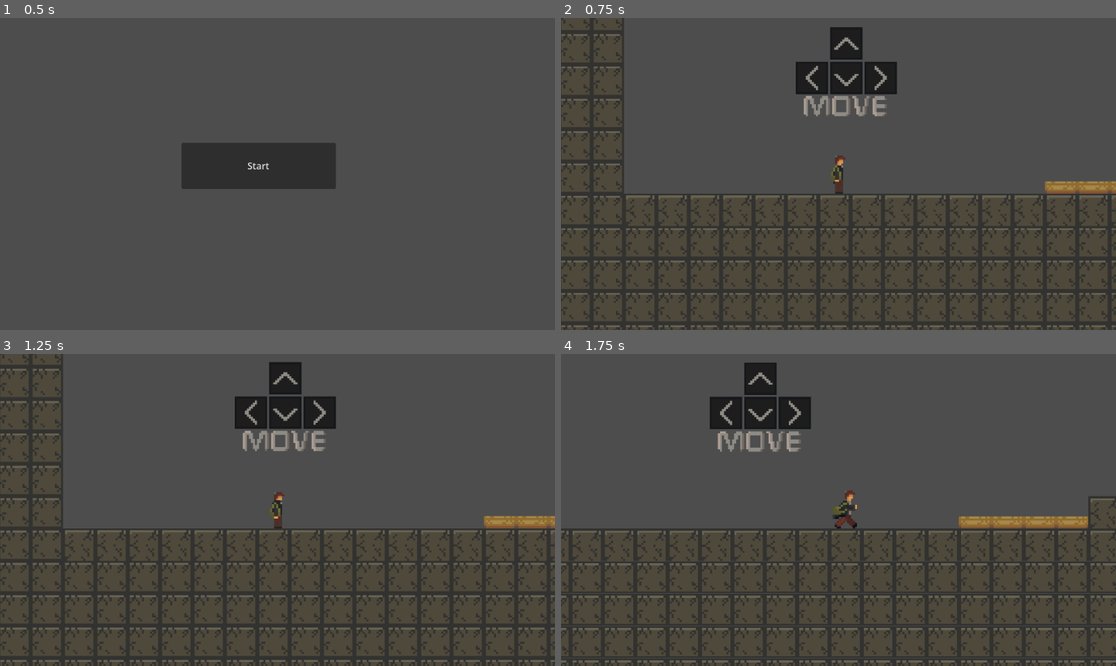
Above: before the commit, frames 1-4 (two rows, left to right).
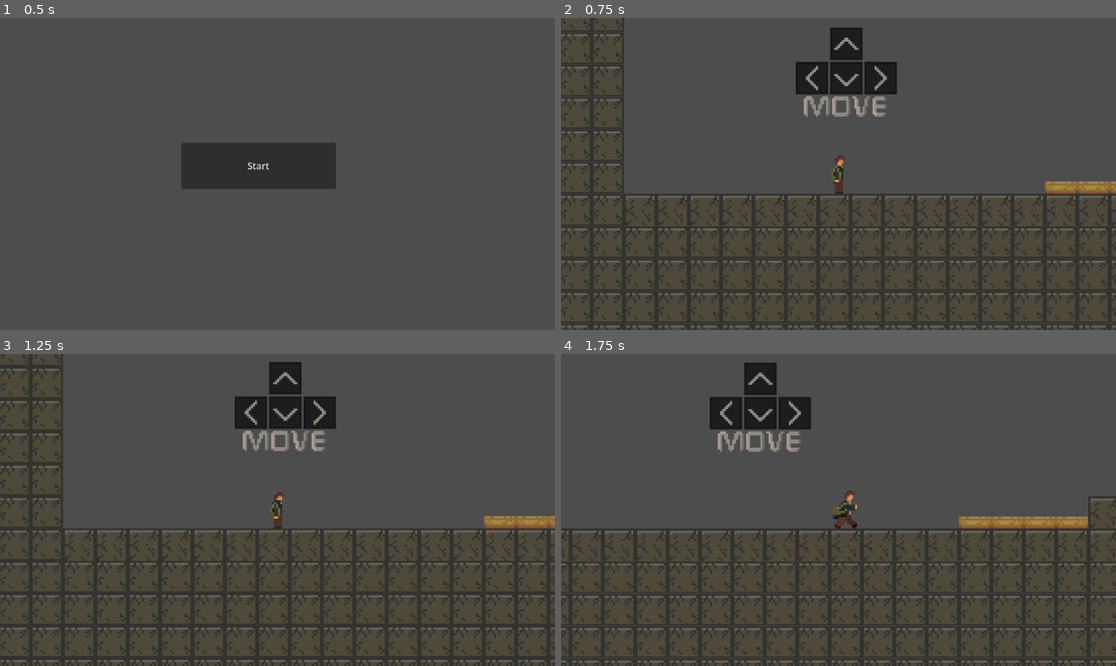
Above: after the commit, the same moments.

Repository: Zach9123/L1-Digital
Game: Godot game, scene res://Scenes/Main_Menu.tscn
Same seed, same stepped clock (60 frames per second), same inputs: the game is played once before the commit and once after it.
Inputs:
- Up to frame 1 (0.5 s): no input
- Up to frame 2 (0.75 s): click "Start" at 0.5 s
- Up to frame 3 (1.25 s): no input
- Up to frame 4 (1.75 s): tap Enter at 1.25 s; hold Right (ui_right) from 1.28 s (still down); tap Z (dash) at 1.35 s; tap Up (ui_up) at 1.52 s

Frame 1 is identical in both runs. In frame 2, 0.4% of the frame differs, in the area x 0-100%, y 2-100%; in frame 3, less than 0.1%; in frame 4, less than 0.1%.

Commit message:
V2.6
Changed fall speed

Diff:
--- a/Rendezvous/Scenes/character_body_2d.gd
+++ b/Rendezvous/Scenes/character_body_2d.gd
@@ -5,7 +5,7 @@
 @export var jump_speed: int = -speed * 3.55
 @export var gravity: int = speed * 7.5
 
-@export var gravity_down_factor: float = 2.3
+@export var gravity_down_factor: float = 1.8
 
 @export var dash_speed: float = 1200
 @export var dash_duration: float = 0.2
